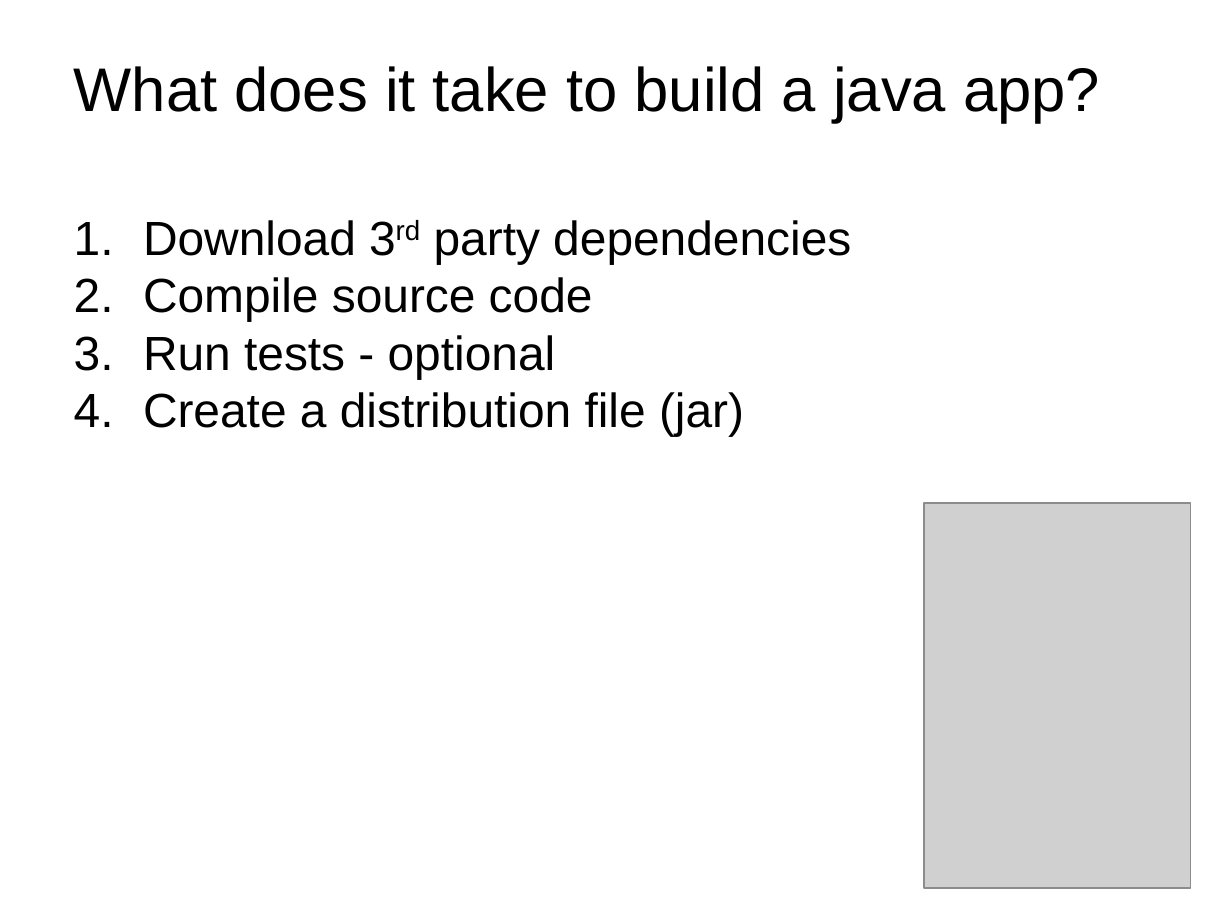
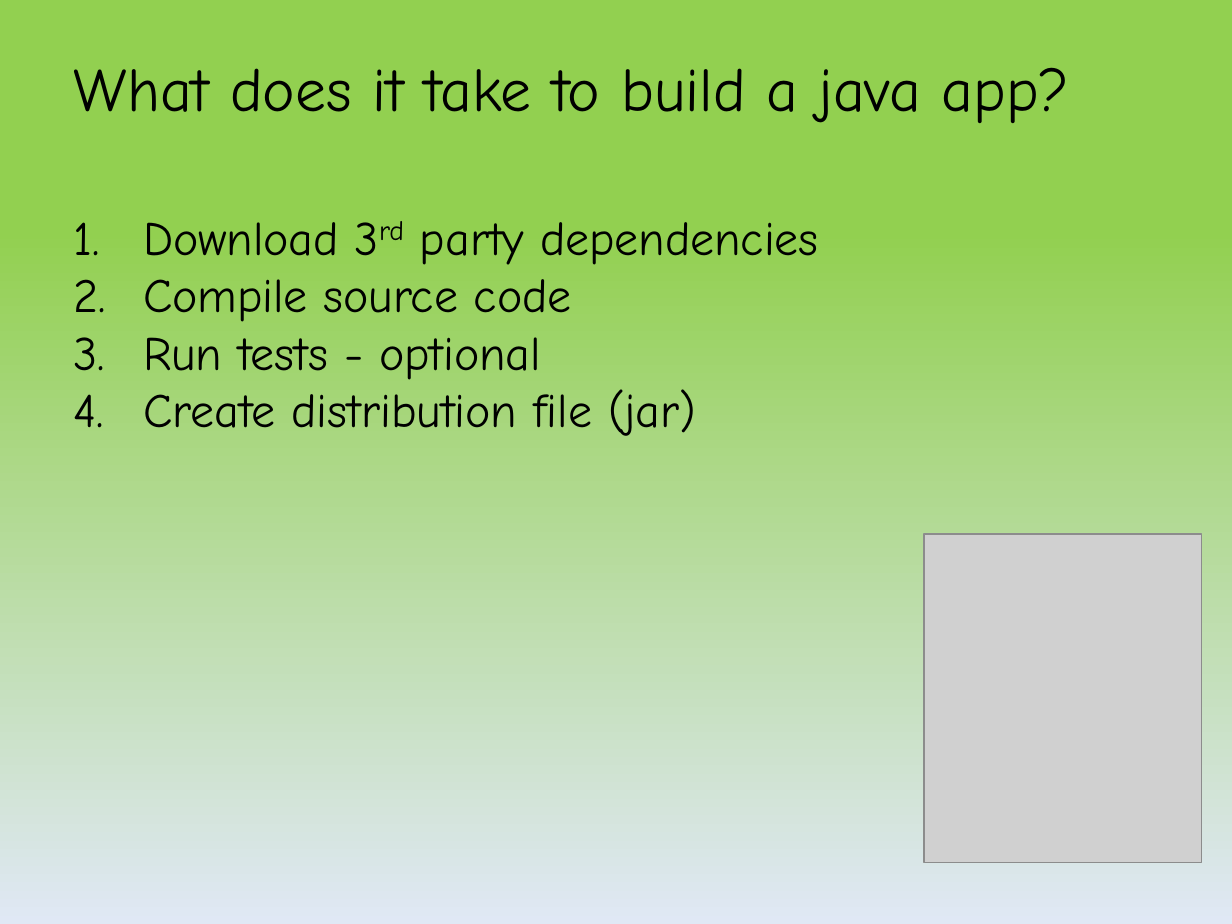
Before and after one commit to kob-aha/gradle-presentation, a slide deck: slide 6 of presentation/Introduction to Gradle.pptx. Drawn at 1232x924 pixels with LibreOffice and Linux fonts; fonts in the diff are those of the drawing; grey boxes stand for pictures; background and template pictures are left out. Boxes give left, top, right and bottom in pixels: in the first picture for what was removed or moved away, otherwise in the second. Text is boxed around its words. In the diff, an @@ line names an element or a change of style, - is before the commit and + after.

```diff
--- a/presentation/Introduction to Gradle.pptx
+++ b/presentation/Introduction to Gradle.pptx
@@ background picture (left out) to gradient #92D050 to #E1E8F5 @@
@@ text "What does it take to ..." at <box>74,67,1070,123</box>: font Arial to Comic Neue @@
@@ text at <box>143,222,819,380</box>: font Arial to Comic Neue in "Download 3rd party dependencies", "Compile source code", "Run tests - optional" @@
@@ text at <box>143,389,696,436</box>: text changed; font Arial to Comic Neue @@
-4. Create a distribution file (jar)
+4. Create distribution file (jar)
@@ picture: place and size @@
-picture at <box>924,503,1191,887</box>
+picture at <box>924,533,1201,862</box>
```
Also in this commit, not shown: 23 other slides changed, 1 other file.
